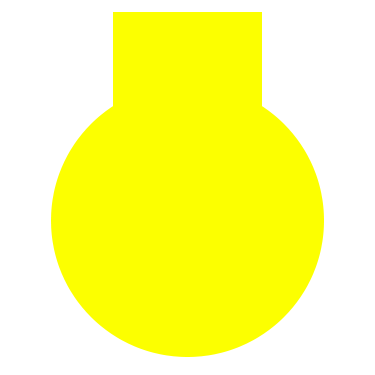
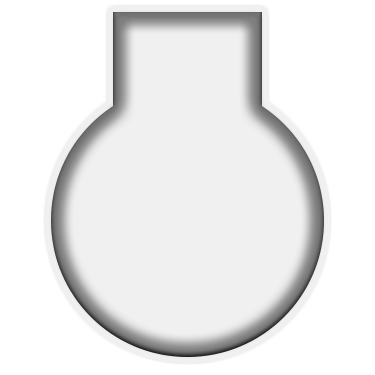
Before/after of a 375 x 375 layered artwork. What changed in the layer stack:
added layer "Rectangle 1 copy" above "Rectangle 1" over box(51, 12, 324, 357)
hid "Rectangle 1", painted on it over box(113, 12, 262, 173)
hid "Ellipse 1", painted on it over box(51, 84, 324, 357)
